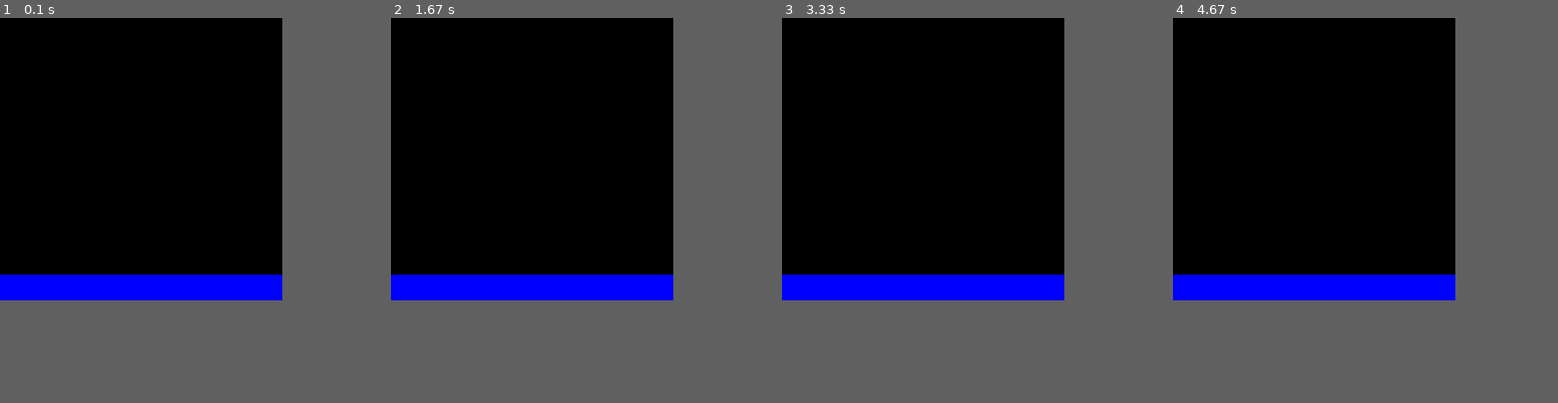
Above: before the commit, frames 1-4 (left to right).
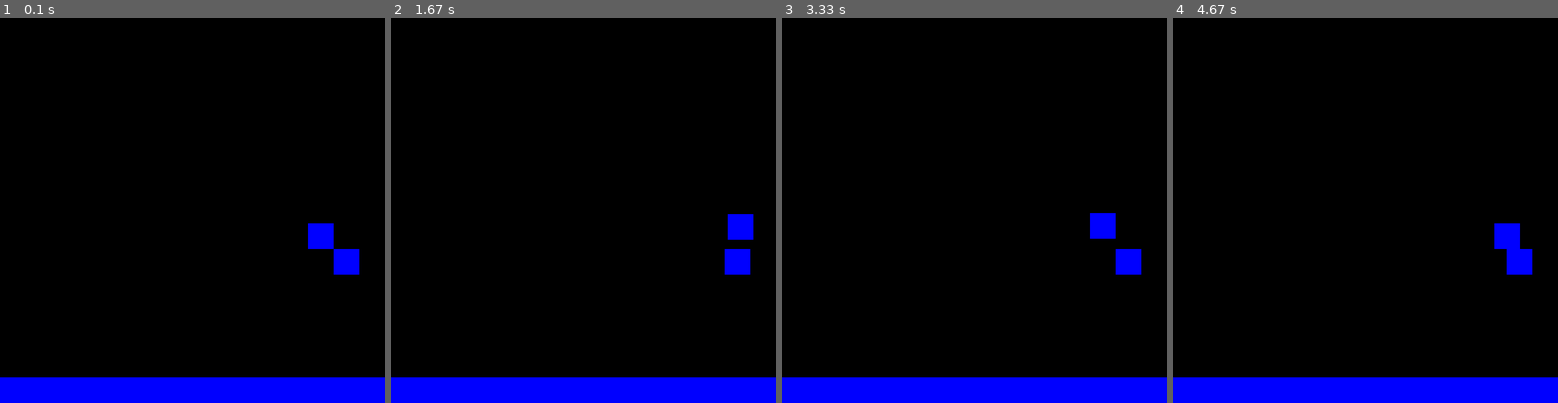
Above: after the commit, the same moments.

Repository: R4F43LL-D3VB3GINN3R/Python_Pygame_Training
Game: pygame game, started from main.py
Two runs of this game, one before a commit and one after it. Both use one fixed random seed, a clock stepped at 60 frames per second and the inputs below.
Inputs:
- Up to frame 1 (0.1 s): no input
- Up to frame 2 (1.67 s): hold D 0.33-0.8 s; hold W 0.83-1.13 s; hold D 1.17-1.63 s
- Up to frame 3 (3.33 s): hold A 1.67-2.2 s; hold S 2.23-2.53 s; hold A 2.57-2.97 s; hold W from 3 s (still down)
- Up to frame 4 (4.67 s): release W at 3.37 s; hold D 3.4-4.03 s; hold S 4.07-4.43 s; hold A from 4.47 s (still down)
In our replay, the window is 550x550 before the commit and 750x750 after it. These sizes can differ from the game's own. Grey fills any space a smaller window leaves; there, only what the larger window draws over its background counts as a difference.

The runs differ from the first frame. In frame 1, 12% of the frame differs, in the area x 0-100%, y 53-100%; in frame 2, 12%; in frame 3, 12%; in frame 4, 12%.

Commit message:
Update settings.py

Diff:
--- a/settings.py
+++ b/settings.py
@@ -1,3 +1,11 @@
+#-------------------------------------------------------------------------------------------------------------------------------------------------------------------------------------------------------------#
+# [IMPORTS] #
+
+import pygame
+
+#-------------------------------------------------------------------------------------------------------------------------------------------------------------------------------------------------------------#
+# [STAGE - 001] #
+
 #-------------------------------------------------------------------------------------------------------------------------------------------------------------------------------------------------------------#
 # [IMPORTS] #
 
@@ -7,17 +15,30 @@
 # [STAGE - 001] #
 
 stage_001 = [
-'                   ', # string 0
-'                   ', # string 1
-'                   ', # string 2
-'                   ', # string 3
-'                   ', # string 4
-'                   ', # string 5
-'                   ', # string 6
-'                   ', # string 7
-'                   ', # string 8
-'                   ', # string 9
-'XXXXXXXXXXXXXXXXXXX'] # string 10
+'                                ',
+'                                ',
+'                                ',
+'                                ',
+'                                ',
+'                                ',
+'                                ',
+'                                ',
+'                                ',
+'                                ',
+'                                ',
+'                                ',
+'                                ',
+'                                ',
+'XXXXXXXXXXXXXXXXXXXXXXXXXXXXXXXX']
+
+#-------------------------------------------------------------------------------------------------------------------------------------------------------------------------------------------------------------#
+# [SETTINGS] #
+
+tile_size = 50
+screen_width = 1200
+screen_height = len(stage_001) * tile_size
+
+#-------------------------------------------------------------------------------------------------------------------------------------------------------------------------------------------------------------#
 
 #-------------------------------------------------------------------------------------------------------------------------------------------------------------------------------------------------------------#
 # [SETTINGS] #
